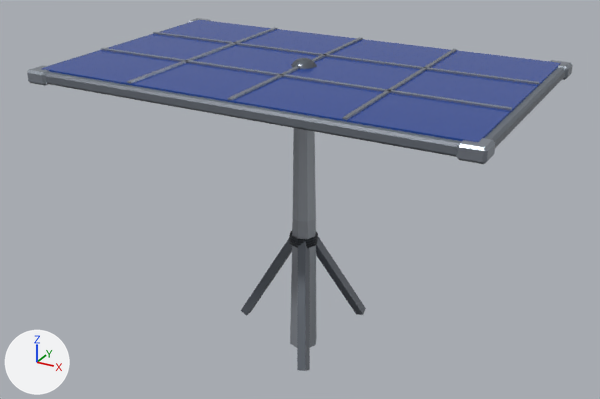
What one commit did to the glTF model assets/models/solar_panel.glb.
Both versions are drawn from a 50 mm lens placed at (4.91, -9.03, 6.55), pointed at (-0.07, 0.03, 2.03). Lighting does not change. The marker at lower left points along +X, +Y and +Z. The first picture is the older version. Where no turn or scale is listed for an object, it has been applied to the vertices. Vertices at exactly the same position are counted once.

In view in the first picture: 'solar_panel', 'solar_post'.
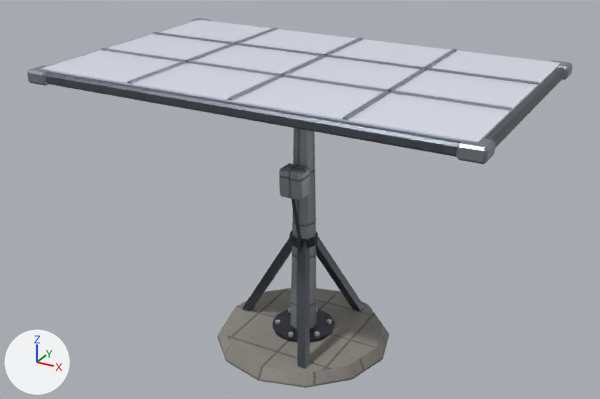
Where the change shows, as pixel boxes (x1, y1, x2, y2) in the pictures (600 x 399 px):
'solar_post', reshaped: before (241, 58, 366, 371); after (217, 128, 389, 388)
part 1 of me_solar_panel, recoloured (lighter): (39, 18, 566, 157) in both
part 2 of me_solar_panel, recoloured: (45, 22, 565, 157) in both
part 3 of me_solar_post, added: after (217, 288, 389, 388)
part 4 of me_solar_post, added: after (272, 309, 335, 342)
part 5 of me_solar_post, added: after (279, 163, 310, 200)
part 6 of me_solar_post, added: after (291, 199, 301, 253)
part 7 of me_solar_post, deleted: before (291, 58, 317, 69)
part 8 of me_solar_post, recoloured: (242, 128, 365, 369) in both
part 9 of me_solar_post, recoloured (darker): (242, 239, 365, 369) in both
part 10 of me_solar_post, recoloured: before (290, 128, 317, 348); after (291, 128, 316, 329)

The edits, one by one:
Picture 'steel_r' (img_steel_r) is new.
Picture 'steel_c' (img_steel_c) is new.
Picture 'steel_n' (img_steel_n) is new.
Picture 'pad_r' (img_pad_r) is new.
Picture 'pad_c' (img_pad_c) is new.
Picture 'pad_n' (img_pad_n) is new.
Picture 'panel_r' (img_panel_r) is new.
Picture 'panel_c' (img_panel_c) is new.
Picture 'panel_n' (img_panel_n) is new.
Picture 'decals' (img_decals) is new.
Material 'TexSteel' (mat_texsteel) is new.
Uses the picture img_steel_c.
Uses the picture img_steel_n.
Uses the picture img_steel_r.
Material 'TexPad' (mat_texpad) is new.
Uses the picture img_pad_c.
Uses the picture img_pad_n.
Uses the picture img_pad_r.
Material 'TexPanel' (mat_texpanel) is new.
Uses the picture img_panel_c.
Uses the picture img_panel_n.
Uses the picture img_panel_r.
Material 'Decal' (mat_decal) is new.
Uses the picture img_decals.
me_solar_panel is used by ob_solar_panel; location (0.0, 0.0, 3.8).
me_solar_panel had 176 vertices, 304 faces and spanned x -2.93..2.93, y -1.83..1.83, z -0.16..0.11.
me_solar_panel now has 240 vertices, 410 faces and spans x -2.93..2.93, y -1.83..1.83, z -0.27..0.11.
me_solar_panel part 1: 233 kept faces spanning x -2.93..2.93, y -1.83..1.83, z -0.09..0.11 get new vertex colours; the middle colour goes from grey #8e959f to grey #8c939c.
me_solar_panel part 2: 56 faces spanning x -2.9..2.9, y -1.8..1.8, z -0.16..0.07 switch from mat_paint to mat_texsteel.
Edits to the shape of me_solar_panel do not show in these pictures.
me_solar_panel gains material mat_decal.
me_solar_post is used by ob_solar_post; location (0.0, 0.0, 0.0).
me_solar_post had 244 vertices, 464 faces and spanned x -1.05..0.58, y -0.93..0.91, z -0.2..3.99.
me_solar_post now has 408 vertices, 752 faces and spans x -1.25..1.25, y -1.25..1.25, z -0.2..3.88.
me_solar_post part 3: a new loose piece, a 12-sided cut cone along z (radius 1.25 at the low end, 1.15 at the high end) spanning x -1.25..1.25, y -1.25..1.25, z -0.1..0.06, in mat_texpad.
me_solar_post part 4: a new loose piece, a 12-sided cylinder along z spanning x -0.45..0.45, y -0.45..0.45, z 0.06..0.11, in mat_texsteel.
me_solar_post part 5: a new loose piece of 24 vertices spanning x -0.17..0.17, y -0.38..-0.12, z 2.2..2.6, in mat_texpanel.
me_solar_post part 6: a new loose piece of 20 vertices spanning x -0.02..0.32, y -0.52..-0.17, z 0.0..2.2, in mat_paint.
me_solar_post part 7: the loose piece of 52 vertices spanning x -0.18..0.18, y -0.19..0.19, z 3.61..3.99 is deleted.
me_solar_post part 8: 91 kept faces spanning x -1.05..0.58, y -0.93..0.91, z -0.2..3.72 get new vertex colours; the middle colour goes from grey #9199a1 to grey #949ba5.
me_solar_post part 9: 36 faces spanning x -1.05..0.58, y -0.93..0.91, z -0.04..1.54 switch from mat_paint to mat_texsteel.
me_solar_post part 10: 44 faces spanning x -0.2..0.2, y -0.2..0.2, z -0.2..3.62 switch from mat_paint to mat_texpanel.
Other edits to the shape of me_solar_post do not show in these pictures.
me_solar_post gains material mat_texpad.
